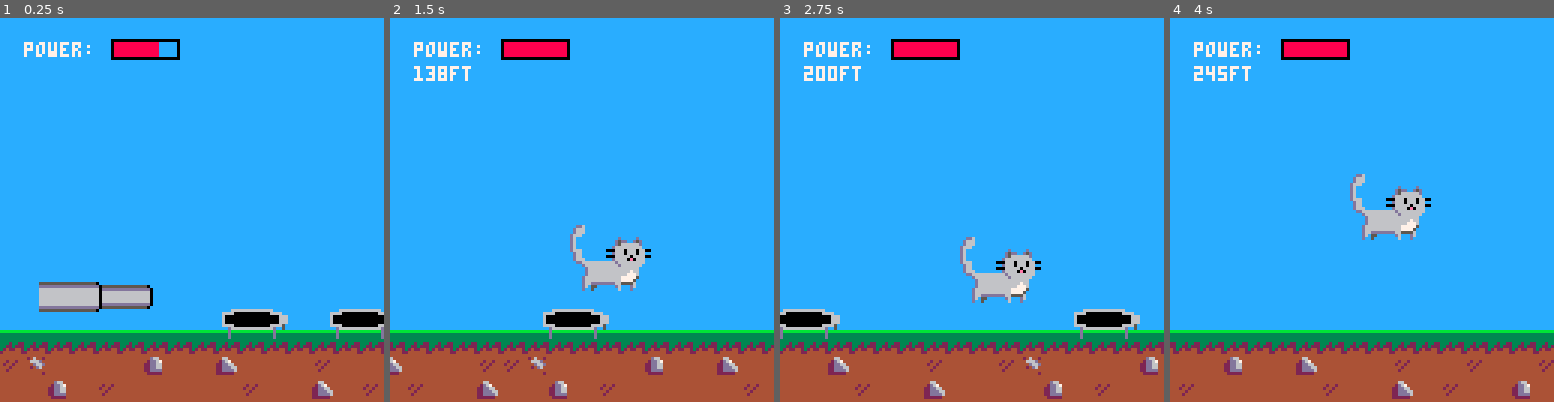
Above: before the commit, frames 1-4 (left to right).
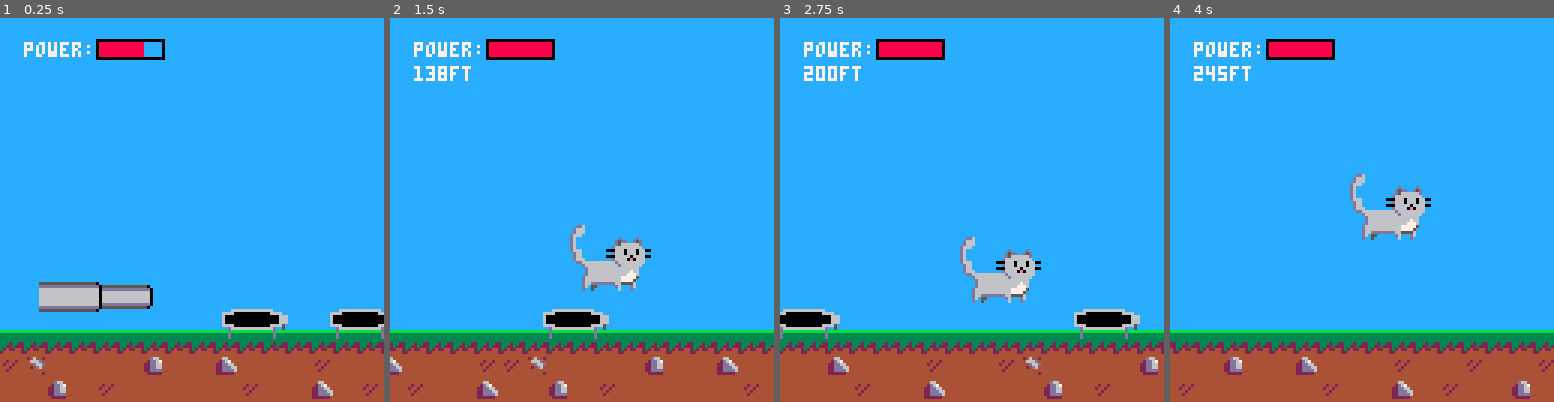
Above: after the commit, the same moments.

Repository: andrewedstrom/kitten-cannon-pico-8
Game: PICO-8 cartridge kitten-cannon.p8
Two runs of this game, one before a commit and one after it. Both use one fixed random seed, a clock stepped at 60 frames per second and the inputs below.
Inputs:
- Up to frame 1 (0.25 s): no input
- Up to frame 2 (1.5 s): tap X (X key) at 0.33, 1.07 s; tap O (Z key) at 0.7 s
- Up to frame 3 (2.75 s): tap O (Z key) at 1.7, 2.1, 2.5 s; tap X (X key) at 1.85 s; hold Up 2.15-2.42 s
- Up to frame 4 (4 s): tap O (Z key) at 2.9, 3.3, 3.7 s; tap X (X key) at 2.97 s; hold Down 3.63-3.97 s

The runs differ from the first frame. In frame 1, 0.5% of the frame differs, in the area x 25-47%, y 5-11%; in frame 2, 0.5%; in frame 3, 0.5%; in frame 4, 0.5%.

Commit message:
slight optimization to spr_r

Diff:
--- a/kitten-cannon.p8
+++ b/kitten-cannon.p8
@@ -125,12 +125,12 @@
             if player and player.x > 188 then
                 return
             end
-            spr_r(0, 6, self.x, self.y, 4.75, 1.25, false, false, 0, 6, self.angle, 12)
+            spr_r(0, 6, self.x, self.y, 4.75, 1.25, 0, 6, self.angle, 12)
         end,
         draw_power_bar = function(self)
             local max_bar_w = self.shot_timer_cycle_time / 2
             local label_x = 8
-            local bar_x = label_x + 6 * 5
+            local bar_x = label_x + 6 * 4+1
             local bar_w = self.power
             local bar_h = 4
             local  y = 8
--- a/sprite-rotate.lua
+++ b/sprite-rotate.lua
@@ -14,8 +14,7 @@
 -- Unlike spr() though, it takes sprite location coords i, j as first arguments
 --  instead of sprite ID n, but conversion is trivial.
 -- must be called with all arguments
-function spr_r(i, j, x, y, w, h, flip_x, flip_y, pivot_x, pivot_y, angle,
-               transparent_color)
+function spr_r(i, j, x, y, w, h, pivot_x, pivot_y, angle, transparent_color)
     -- precompute pixel values from tile indices: sprite source top-left, sprite size
     local tile_size = 8
 
@@ -66,14 +65,11 @@
             --  so only consider pixels inside the target disc
             -- the final source range check more below is the most important
             if dx * dx + dy * dy <= max_sqr_dist then
-                -- prepare flip factors
-                local sign_x = flip_x and -1 or 1
-                local sign_y = flip_y and -1 or 1
                 -- compute pixel location on source sprite in spritesheet
                 -- this basically a reverse rotation matrix to find which pixel
                 --  on the original sprite should be represented
-                local rotated_dx = sign_x * (ca * dx + sa * dy)
-                local rotated_dy = sign_y * (-sa * dx + ca * dy)
+                local rotated_dx = ca * dx + sa * dy
+                local rotated_dy = -sa * dx + ca * dy
 
                 -- spare a few tokens by not flooring xx and yy
                 --  we should semantically, but fortunately sget does auto-floor arguments
